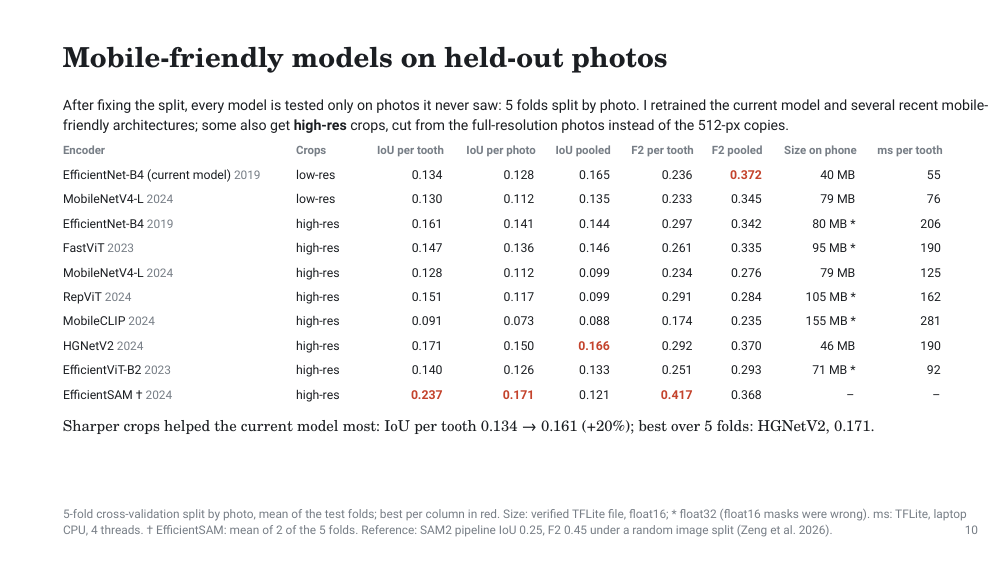
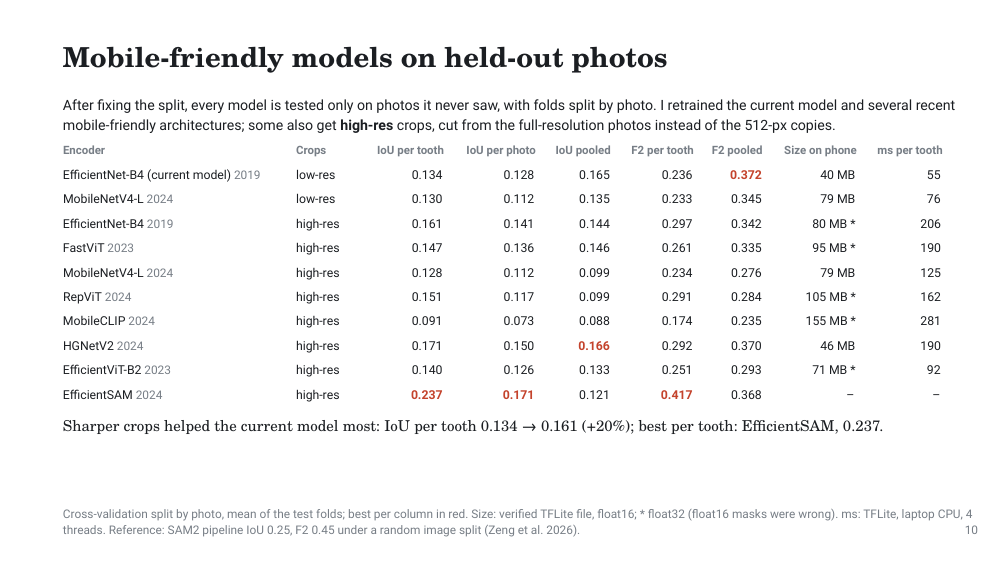
Before and after one commit to ertugrul-senturk/interactive-slides, a slide deck: slide 19 of public/decks/2026-11-smart-teeth.pptx. Drawn at 1008x567 pixels with LibreOffice and Linux fonts; fonts in the diff are those of the drawing; background and template pictures are left out. Boxes give left, top, right and bottom in pixels: in the first picture for what was removed or moved away, otherwise in the second. Text is boxed around its words. In the diff, an @@ line names an element or a change of style, - is before the commit and + after.

```diff
--- a/public/decks/2026-11-smart-teeth.pptx
+++ b/public/decks/2026-11-smart-teeth.pptx
@@ text at bbox=[63, 99, 955, 133]: text changed @@
-After fixing the split, every model is tested only on photos it never saw: 5 folds split by photo. I retrained the current model and several recent mobile-
-friendly architectures; some also get high-res crops, cut from the full-resolution photos instead of the 512-px copies.
+After fixing the split, every model is tested only on photos it never saw, with folds split by photo. I retrained the current model and several recent
+mobile-friendly architectures; some also get high-res crops, cut from the full-resolution photos instead of the 512-px copies.
@@ text at bbox=[63, 389, 163, 399]: text changed @@
-EfficientSAM † 2024
+EfficientSAM 2024
@@ text at bbox=[63, 420, 884, 434]: text changed @@
-Sharper crops helped the current model most: IoU per tooth 0.134 → 0.161 (+20%); best over 5 folds: HGNetV2, 0.171.
+Sharper crops helped the current model most: IoU per tooth 0.134 → 0.161 (+20%); best per tooth: EfficientSAM, 0.237.
@@ text at bbox=[63, 509, 963, 537]: text changed @@
-5-fold cross-validation split by photo, mean of the test folds; best per column in red. Size: verified TFLite file, float16; * float32 (float16 masks were wrong). ms: TFLite, laptop
-CPU, 4 threads. † EfficientSAM: mean of 2 of the 5 folds. Reference: SAM2 pipeline IoU 0.25, F2 0.45 under a random image split (Zeng et al. 2026).
+Cross-validation split by photo, mean of the test folds; best per column in red. Size: verified TFLite file, float16; * float32 (float16 masks were wrong). ms: TFLite, laptop CPU, 4
+threads. Reference: SAM2 pipeline IoU 0.25, F2 0.45 under a random image split (Zeng et al. 2026).
```
Also in this commit, not shown: 3 other files.
